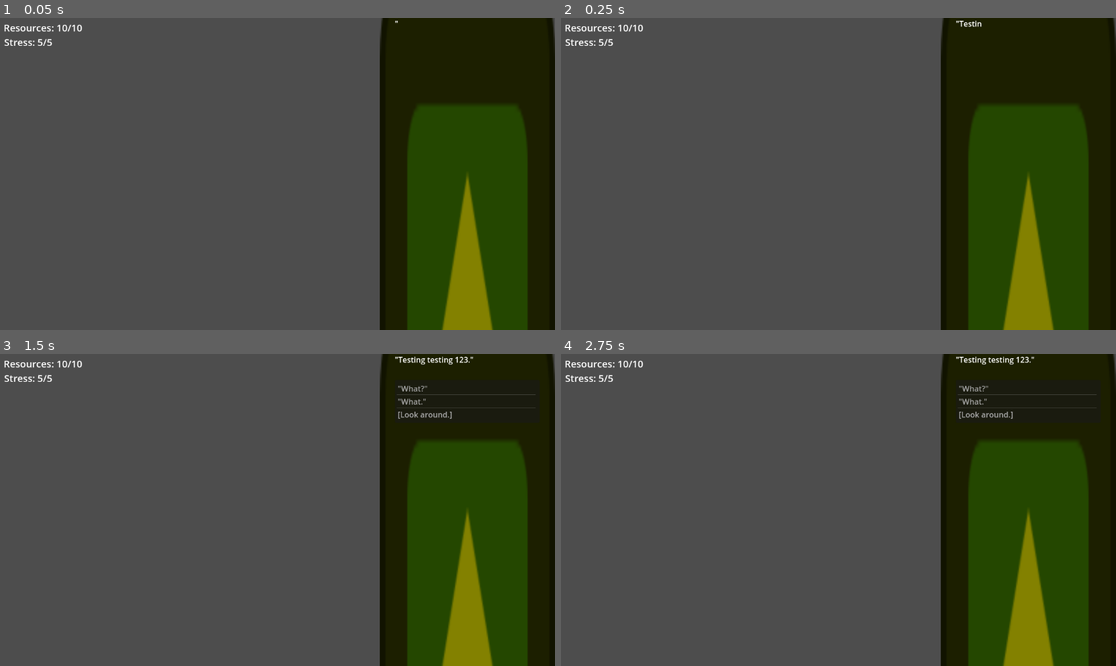
Above: before the commit, frames 1-4 (two rows, left to right).
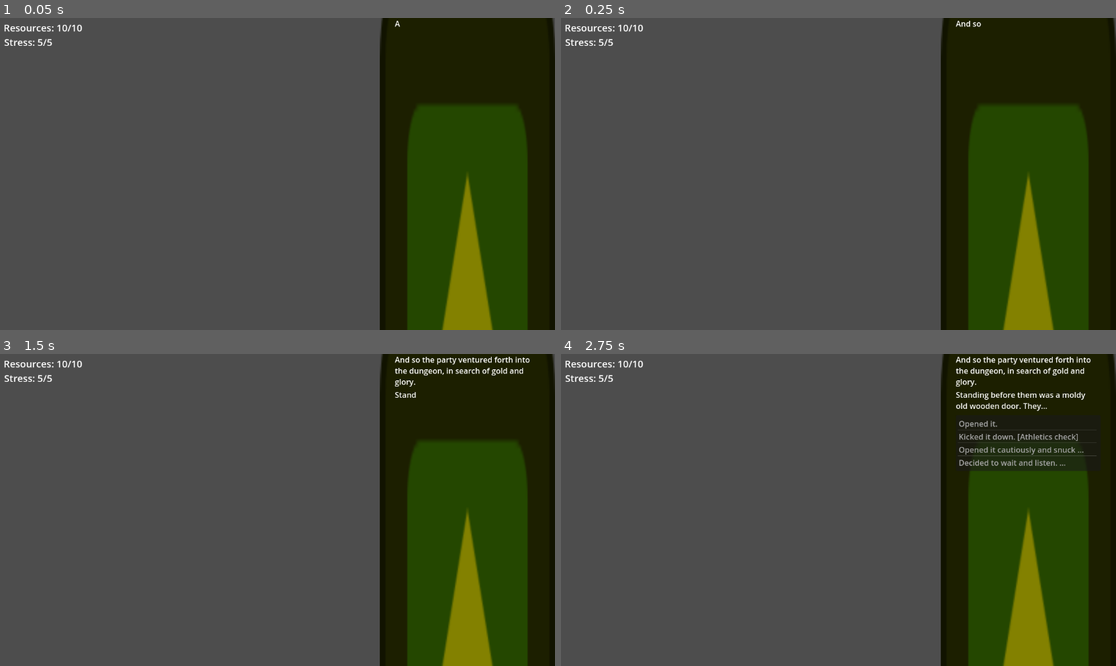
Above: after the commit, the same moments.

Repository: Jollista/Brackeys-Jam-2024.1
Game: Godot game, scene res://Dialogue/TestScene/dialogue_test.tscn
Two runs of this game, one before a commit and one after it. Both use one fixed random seed, a clock stepped at 60 frames per second and the inputs below. The project has no main scene, so this scene is started directly. The engine's default icon, where the game draws it, is replaced by a stand-in: a white triangle on a blue panel in a dark square.
Inputs (mouse positions are in pixels of both pictures, inside the frame that each line leads up to):
- Up to frame 1 (0.05 s): no input
- Up to frame 2 (0.25 s): no input
- Up to frame 3 (1.5 s): move the mouse to (399, 494) at 0.52 s; click (399, 494) at 0.6 s; tap Enter at 1.25 s; move the mouse to (166, 525) at 1.27 s; click (166, 525) at 1.35 s
- Up to frame 4 (2.75 s): move the mouse to (894, 441) at 2.02 s; click (894, 441) at 2.1 s

The runs differ from the first frame. In frame 1, less than 0.1% of the frame differs, in the area x 71-73%, y 0-3%; in frame 2, less than 0.1%; in frame 3, 1.0%; in frame 4, 3.4%, in the area x 71-97%, y 0-38%.

Commit message:
Encounter1 added

Diff:
--- /dev/null
+++ b/Dialogue/JSONs/encounter1.json
@@ -0,0 +1,194 @@
+[
+	{"Text":"And so the party ventured forth into the dungeon, in search of gold and glory."},
+	{
+		"Label":"DOOR",
+		"Text":"Standing before them was a moldy old wooden door. They...",
+		"Choices":[
+			{"Text":"Opened it.", "Next":"BASIC COMBAT"},
+			{"Text":"Kicked it down. [Athletics check]", "Next":"ATHLETICS"},
+			{"Text":"Opened it cautiously and snuck inside. [Stealth check]", "Next":"STEALTH"},
+			{"Text":"Decided to wait and listen. [Perception check, -1 resource point]", "Next":"PERCEPTION"}
+		]
+	},
+
+
+	{
+		"Label":"DOOR AUTO STEALTH",
+		"Text":"Standing before them was a moldy old wooden door. Behind which, goblins were gambling. It would be trivial to sneak past them. They...",
+		"Choices":[
+			{"Text":"Opened the door.", "Next":"BASIC COMBAT"},
+			{"Text":"Kicked down the door. [Athletics check]", "Next":"ATHLETICS"},
+			{"Text":"Opened the door cautiously and snuck inside.", "Next":"STEALTH SUCC"},
+		]
+	},
+
+
+
+	{
+		"Label":"BASIC COMBAT",
+		"Text":"Opening the door, the party saw goblins on the other side. Fangs and claws as sharp as the blades they carried. A combat began.",
+	},	{"Combat":"PCs"},
+
+
+
+	{
+		"Label":"ATHLETICS",
+		"Text":"The party's warrior had been sitting on a rock while the Mage and Thief decided their next course of action. Impatiently, he charged between the both of them and kicked down the door."
+	}, {
+		"Check":{
+			"Skill":"Athletics",
+			"Character":"Warrior",
+			"Success":"ATH SUCC",
+			"Mixed Success":"ATH MIX",
+			"Failure":"ATH FAIL"
+		}
+	},
+	{
+		"Label":"ATH SUCC",
+		"Text":"With an expert kick, the warrior managed to break the door off its hinges and send it flying into the room. The goblins inside were caught unawares, allowing the party the perfect opportunity to strike."
+	},	{"Combat":"PCs"},
+	{
+		"Label":"ATH MIX",
+		"Text":"With an expert kick, the warrior managed to break the door off its hinges and send it flying into the room. The goblins inside were caught unawares. Unfortunately, the speed of this maneuver caught his own party by surprise as well, giving the goblins enough time to steel themselves for the battle."
+	},	{"Combat":"PCs"},
+	{
+		"Label":"ATH FAIL",
+		"Text":"With an expert kick, the warrior managed to break the door off its hinges and send it flying into the room. He chased after the door and brandished his axe. Unfortunately, moving at the speed he was, he failed to notice the goblins hiding in alcoves along the walls. The goblins were only brought to his attention when they struck first."
+	},	{"Combat":"Monsters"},
+
+
+
+	{
+		"Label":"STEALTH",
+		"Text":"The thief led the party. He cautiously opened the door and crept inside."
+	}, {
+		"Check":{
+			"Skill":"Stealth",
+			"Character":"Party",
+			"Success":"STEALTH SUCC",
+			"Mixed Success":"STEALTH MIX",
+			"Failure":"STEALTH FAIL"
+		}
+	},
+	{
+		"Label":"STEALTH SUCC",
+		"Text":"They blended with the shadows and snuck into the room."
+	},
+	{
+		"Label":"STEALTH CONV",
+		"Text":"They had a chance then to sneak past a tough fight, avoiding it entirely. Though the party's mage noticed a shiny pile of coins by one of the sentries. The party...",
+		"Choices":[
+			{"Text":"Snuck away. The losses weren't worth the potential gain.", "Next":"SNEAK OUT"},
+			{"Text":"Attacked, of course. They had the advantage and the goblins had gold.", "Next":"SNEAK ATTACK"},
+			{"Text":"While the others decided what to do next, Mage wanted that gold. [Stealth check]", "Next":"SNEAK MAGE"}
+		]
+	},
+	{
+		"Label":"STEALTH MIX",
+		"Text":"They blended with the shadows and snuck into the room. Unfortunately, goblins could see decently well in the dark, so to distract one, the thief had to toss something to create a noise somewhere he and the party weren't. Unfortunately, the only thing he could part with and short of any loose rocks around, he had to part with a shiny gold coin.",
+		"Resource":-1,
+		"Next":"STEALTH CONV"
+	},
+	{
+		"Label":"STEALTH FAIL",
+		"Text":"They blended in with the shadows, and snuck into the room. Unfortunately, goblins could see well in the dark. They were expecting these tactics from adventurers like the party. They struck first."
+	},	{"Combat":"Monsters"},
+
+	{
+		"Label":"SNEAK OUT",
+		"Text":"The party avoided detection all the way to the door, quietly then opening it and slipping onto the other side.",
+		"Next":"OUT"
+	},
+	{
+		"Label":"SNEAK ATTACK",
+		"Text":"Undetected, the party took position, waited for the perfect moment... and struck."
+	}, {"Combat":"PCs"},
+	{
+		"Label":"SNEAK MAGE",
+		"Text":"She whispered some arcane incantation, summoning a spectral hand near the pile of gold."
+	},	{"Check":{
+			"Skill":"Stealth",
+			"Character":"Mage",
+			"Success":"MAGESTEALTH SUCC",
+			"Mixed Success":"MAGESTEALTH MIX",
+			"Failure":"MAGESTEALTH FAIL"
+		}
+	},
+
+	{
+		"Label":"MAGESTEALTH SUCC",
+		"Text":"She was completely undetected and managed to score some coin before returning to the party.",
+		"Resource":1,
+		"Next":"STEALTH CONV"
+	},
+	{
+		"Label":"MAGESTEALTH MIX",
+		"Text":"What she lacked in stealth, she made up for in speed. She managed to steal the gold and at least ready herself for the combat that would follow in the wake of her and the party's detection.",
+		"Resource":1,
+	},	{"Combat":"PCs"},
+	{
+		"Label":"MAGESTEALTH FAIL",
+		"Text":"The goblins had keen eyes and--unfortunately for the mage--even keener ears. As soon as she muttered the incantation, the goblins noticed her and the party, attacking without a moment's hesitation.",
+	},	{"Combat":"Monsters"},
+
+
+	{
+		"Label":"Perception",
+		"Text":"Thief pressed his ear against the door. Time passed.
+		\"We don't have all day, you know,\" Warrior reminded, \"So if you could-\"
+		\"Shh...\" Thief interrupted."
+	},	{"Check":{
+			"Skill":"Perception",
+			"Character":"Thief",
+			"Success":"PER SUCC",
+			"Mixed Succes":"PER MIX",
+			"Failure":"PER FAIL",
+		}
+	},
+
+	{
+		"Label":"PER SUCC",
+		"Text":"They continued, \"I can hear something on the other side... goblins.\"",
+		"Choices":[
+			{"Text":"They were on alert.", "Next":"ALERT"},
+			{"Text":"They were shirking their duties. [Stress -1]", "Next":"GAMBLING"}
+		]
+	},
+	{
+		"Label":"PER MIX",
+		"Text":"\"Goblins.\""
+	},{
+		"Label":"ALERT",
+		"Text":"\"They're on alert, sounds like. We could still try to sneak around them, but it'd be tough.\"
+		\"Or we could just kill them and be done with it,\" said Warrior.
+		Mage asked, \"I agree with Thief, we should sneak around them if we can. I'd rather not have to start burning through mana this early in the dungeon.\"
+		Warrior pouted, \"Hmph.\"",
+		"Next":"DOOR"
+	},
+	{
+		"Label":"PER FAIL",
+		"Text":"\"Nevermind. Can't hear anything, the wood's too thick.\"
+		Warrior said, \"We oughta just open this door already. If there's anything on the other side, we can just kill it and move on.\"
+		\"Thief is right to exercise caution, Warrior,\" said Mage. \"No point in putting ourselves in harm's way unnecessarily.\"
+		\"No point in standing around here letting our torches burn out,\" Warrior grumbled. \"Torches are expensive these days, you know.\"
+		Thief rolled his eyes, \"Yes, you keep reminding us.\"",
+		"Next":"DOOR"
+	},
+
+	{
+		"Label":"GAMBLING",
+		"Text":"\"Sounds like they're playing dice,\" Thief said. \"We could sneak around them.\"
+		Mage nodded in agreement, \"A good idea.\"
+		\"Well whatever we do, we better do it quick,\" Warrior grumbled. \"Don't like just standing around waiting for our torches to burn out. Torches are expensive these days, you know.\"
+		Thief rolled his eyes, \"Yes, you keep reminding us.\"",
+		"Resource":-1,
+		"Next":"DOOR AUTO STEALTH"
+	},
+
+
+
+	{
+		"Label":"OUT",
+		"Text":"They closed the door behind them and continued on down the darkened tunnel ahead."
+	},
+]
--- a/Dialogue/TestScene/DialogueTest.gd
+++ b/Dialogue/TestScene/DialogueTest.gd
@@ -3,4 +3,4 @@
 
 # Called when the node enters the scene tree for the first time.
 func _ready():
-	$DialogueCanvas.start_dialogue("res://Dialogue/JSONs/test.json")
+	$DialogueCanvas.start_dialogue("res://Dialogue/JSONs/encounter1.json")
--- a/Dialogue/TestScene/dialogue_test.tscn
+++ b/Dialogue/TestScene/dialogue_test.tscn
@@ -18,10 +18,13 @@
 [node name="Party" type="Node" parent="."]
 
 [node name="Mage" parent="Party" instance=ExtResource("4_qafdi")]
+character_name = "Mage"
 party = "PCs"
 
 [node name="Warrior" parent="Party" instance=ExtResource("4_qafdi")]
+character_name = "Warrior"
 party = "PCs"
 
 [node name="Thief" parent="Party" instance=ExtResource("4_qafdi")]
+character_name = "Thief"
 party = "PCs"
